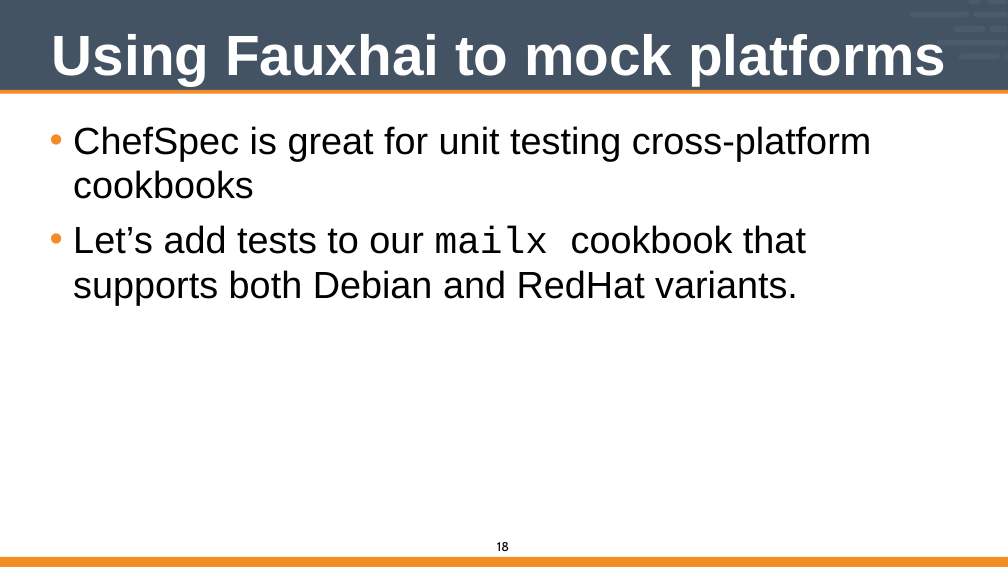
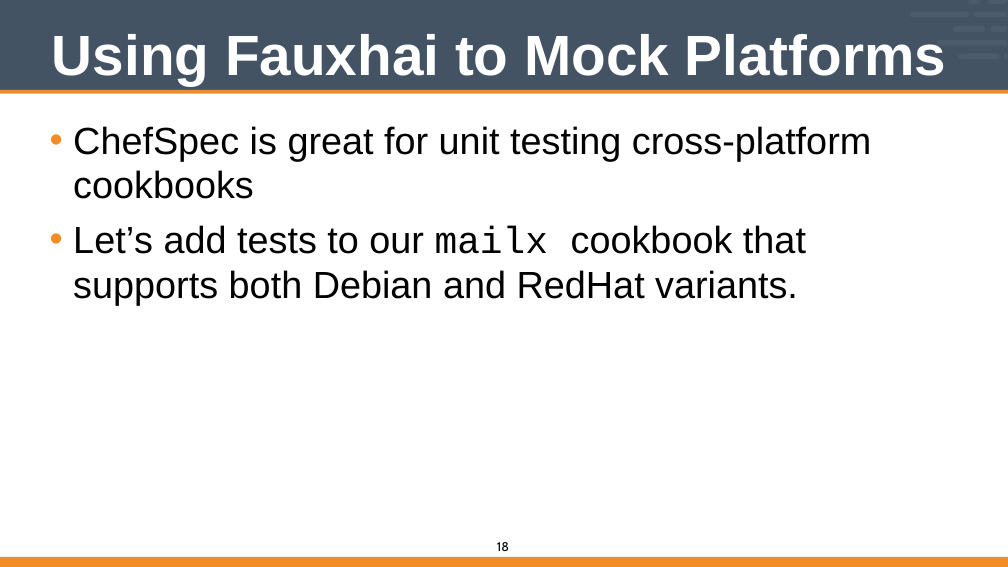
Before and after one commit to vinyar/chef-intermediate, a slide deck: slide 18 of Modules/12-Chef_Intermediate.pptx. Drawn at 1008x567 pixels with LibreOffice and Linux fonts; fonts in the diff are those of the drawing. Boxes give left, top, right and bottom in pixels: in the first picture for what was removed or moved away, otherwise in the second. Text is boxed around its words. In the diff, an @@ line names an element or a change of style, - is before the commit and + after.

```diff
--- a/Modules/12-Chef_Intermediate.pptx
+++ b/Modules/12-Chef_Intermediate.pptx
@@ title at (x1=52, y1=34, x2=946, y2=85): text changed @@
-Using Fauxhai to mock platforms
+Using Fauxhai to Mock Platforms
```
Also in this commit, not shown: 17 other slides changed.
